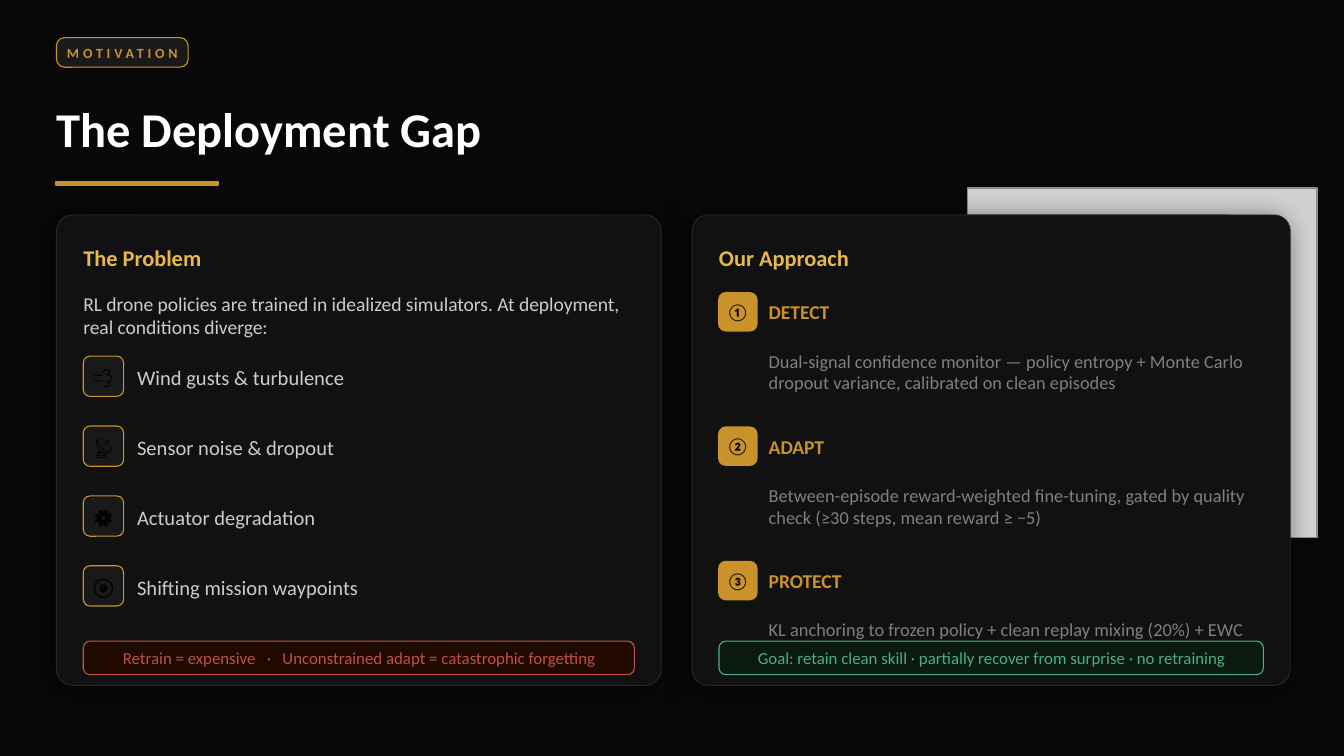
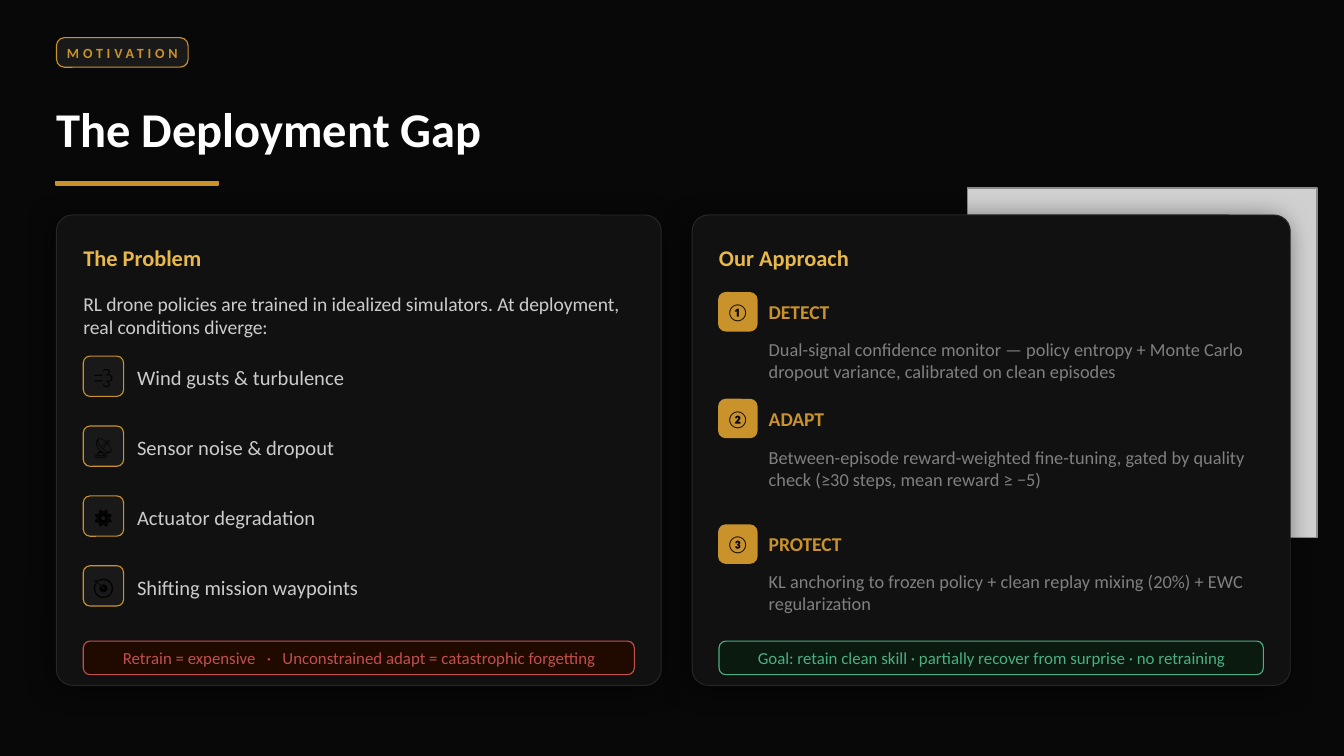
Before and after one commit to tanushsavadi/confidence-triggered-swarm, a slide deck: slide 2 of final_submission/confidence_triggered_swarm_premium.pptx. Drawn at 1344x756 pixels with LibreOffice and Linux fonts; fonts in the diff are those of the drawing; grey boxes stand for pictures. Boxes give left, top, right and bottom in pixels: in the first picture for what was removed or moved away, otherwise in the second. Text is boxed around its words. In the diff, an @@ line names an element or a change of style, - is before the commit and + after.

```diff
--- a/final_submission/confidence_triggered_swarm_premium.pptx
+++ b/final_submission/confidence_triggered_swarm_premium.pptx
@@ text "Dual-signal confidence monitor — policy ...": place and size @@
-text "Dual-signal confidence monitor — policy ..." at (769, 355, 1243, 392)
+text "Dual-signal confidence monitor — policy ..." at (769, 343, 1243, 381)
@@ 2 texts, 1 rounded rectangle: place and size @@
-2 texts, 1 rounded rectangle at (719, 427, 824, 465)
+2 texts, 1 rounded rectangle at (719, 399, 824, 437)
@@ text "Between-episode reward-weighted fine-tuning, gated by ...": place and size @@
-text "Between-episode reward-weighted fine-tuning, gated by ..." at (769, 489, 1245, 527)
+text "Between-episode reward-weighted fine-tuning, gated by ..." at (769, 451, 1245, 489)
@@ 2 texts, 1 rounded rectangle: place and size @@
-2 texts, 1 rounded rectangle at (719, 562, 842, 599)
+2 texts, 1 rounded rectangle at (719, 526, 842, 563)
@@ text "KL anchoring to frozen policy ...": place and size @@
-text "KL anchoring to frozen policy ..." at (769, 623, 1243, 663)
+text "KL anchoring to frozen policy ..." at (769, 575, 1243, 613)
```
Also in this commit, not shown: 3 other slides changed.
